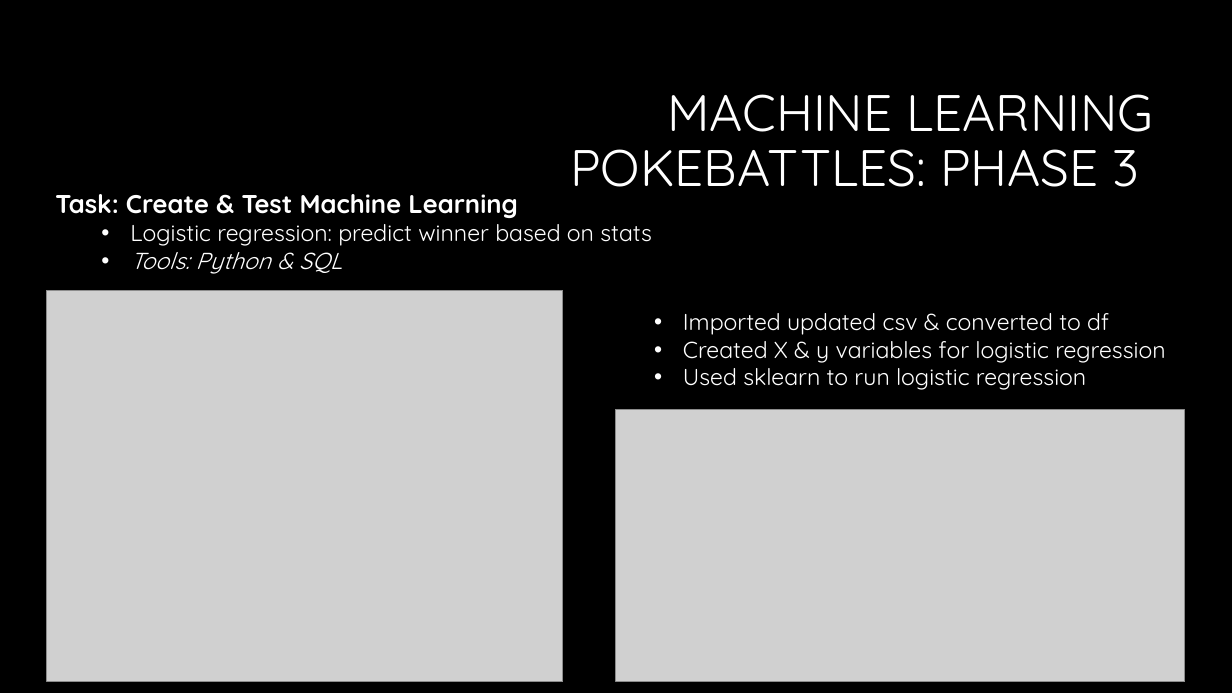
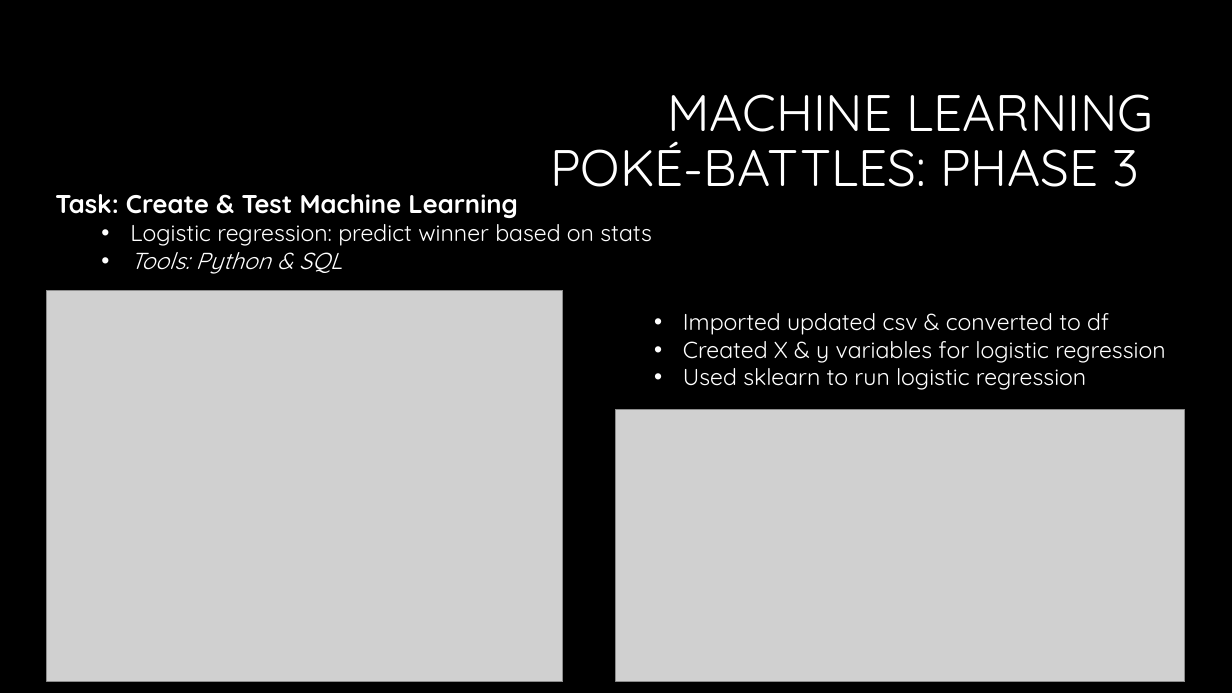
Before and after one commit to Dbuescher8/Final-Project, a slide deck: slide 9 of Final Presentation.pptx. Drawn at 1232x693 pixels with LibreOffice and Linux fonts; fonts in the diff are those of the drawing; grey boxes stand for pictures; background and template pictures are left out. Boxes give left, top, right and bottom in pixels: in the first picture for what was removed or moved away, otherwise in the second. Text is boxed around its words. In the diff, an @@ line names an element or a change of style, - is before the commit and + after.

```diff
--- a/Final Presentation.pptx
+++ b/Final Presentation.pptx
@@ title at bbox=[550, 94, 1153, 187]: text changed @@
-MACHINE LEARNING
-POKEBATTLES: PHASE 3
+MACHINE LEARNING
+POKÉ-BATTLES: PHASE 3
```
Also in this commit, not shown: 6 other slides changed, 1 slide removed.
